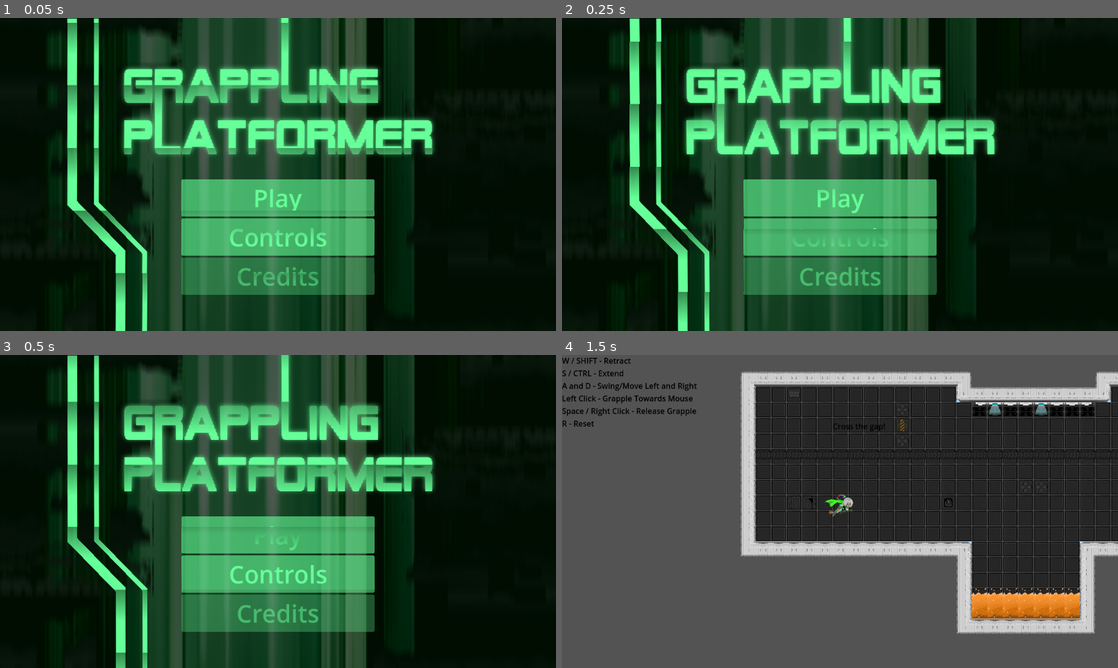
Above: before the commit, frames 1-4 (two rows, left to right).
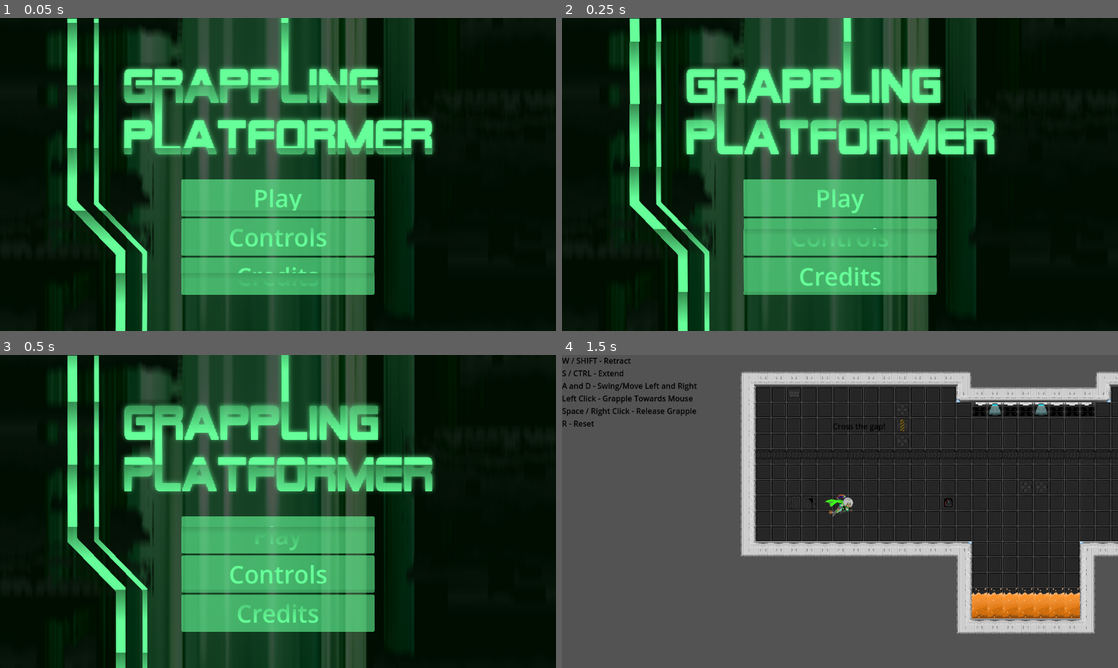
Above: after the commit, the same moments.

Repository: matthewchen146/cmpm-172-grappling-platformer
Game: Godot game, scene res://scenes/main_scenes/title/title.tscn
Same seed, same stepped clock (60 frames per second), same inputs: the game is played once before the commit and once after it.
Inputs:
- Up to frame 1 (0.05 s): no input
- Up to frame 2 (0.25 s): no input
- Up to frame 3 (0.5 s): no input
- Up to frame 4 (1.5 s): click "Play" at 0.5 s; click "Level 1 (Level 1)" at 1.25 s

The runs differ from the first frame. In frame 1, 3.9% of the frame differs, in the area x 32-68%, y 76-89%; in frame 2, 4.2%; in frame 3, 4.2%; in frame 4, nothing differs.

Commit message:
set up credits page

Diff:
--- a/scenes/main_scenes/Settings/settings.gd
+++ b/scenes/main_scenes/Settings/settings.gd
@@ -1,9 +1,11 @@
 extends Control
 
 
-# Called when the node enters the scene tree for the first time.
+# Called when the node enters the scene tree for the first time
 func _ready():
-	pass
+	%returnButton.pressed.connect(func():
+		get_tree().change_scene_to_file("res://scenes/main_scenes/title/title.tscn")
+	)
 
 
 # Called every frame. 'delta' is the elapsed time since the previous frame.
--- a/scenes/main_scenes/credits/credits.gd
+++ b/scenes/main_scenes/credits/credits.gd
@@ -1,7 +1,7 @@
 extends Control
 
 func _ready():
-	pass
+	%Button.
 
 
 func _process(delta):
--- a/scenes/main_scenes/credits/credits.tscn
+++ b/scenes/main_scenes/credits/credits.tscn
@@ -99,9 +99,9 @@
 anchor_right = 1.0
 anchor_bottom = 0.5
 offset_left = -240.0
-offset_top = 65.5
+offset_top = 45.5
 offset_right = -240.0
-offset_bottom = 457.5
+offset_bottom = 437.5
 grow_horizontal = 2
 grow_vertical = 2
 
@@ -117,3 +117,14 @@
 Michelle H. - "
 label_settings = SubResource("LabelSettings_nmnng")
 vertical_alignment = 1
+
+[node name="VBoxContainer" type="VBoxContainer" parent="SubViewportContainer/SubViewport/Line2D2/VBoxContainer/Label/HBoxContainer/Label"]
+layout_mode = 1
+offset_left = -140.0
+offset_top = -120.0
+offset_right = -40.0
+scale = Vector2(1.5, 1.5)
+
+[node name="returnButton" type="Button" parent="SubViewportContainer/SubViewport/Line2D2/VBoxContainer/Label/HBoxContainer/Label/VBoxContainer"]
+layout_mode = 2
+text = "Back"
--- a/scenes/main_scenes/title/title.tscn
+++ b/scenes/main_scenes/title/title.tscn
@@ -109,5 +109,4 @@
 unique_name_in_owner = true
 custom_minimum_size = Vector2(0, 70)
 layout_mode = 2
-disabled = true
 text = "Credits"
